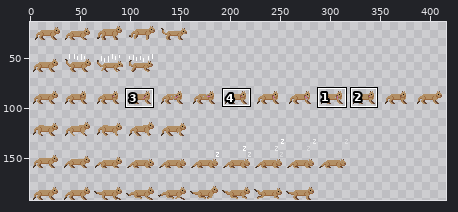
Two states of a sprite sheet, PhotographersHike/Assets/Art/Minigames/CougarSpriteSheet.png. The picture above shows the old version from afar; the outline marks the close-up.
Close-up. Before:
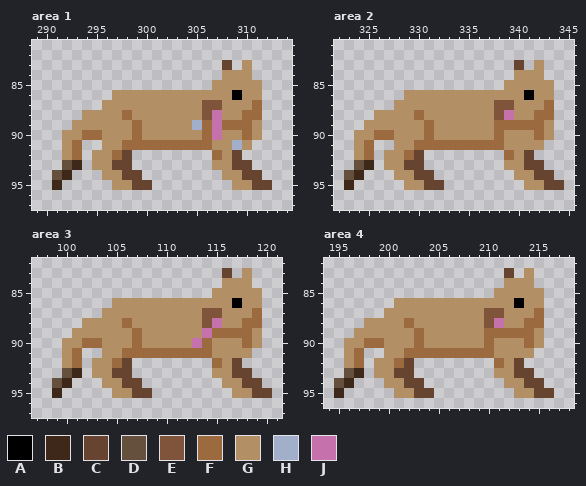
The file is 416x192 pixels. Shown: area 1: x 289..314, y 81..97; area 2: x 322..345, y 81..97; area 3: x 97..121, y 82..97; area 4: x 194..218, y 82..96. The wide view leaves out empty margins. The commit also changed other parts of the picture, which this record leaves out.
Palette (. is transparent): A #000000  B #3d281a  C #674430  D #64503d  E #80543b  F #9b6a3f  G #b28f65  H #a2afca  J #c571ab
New version:
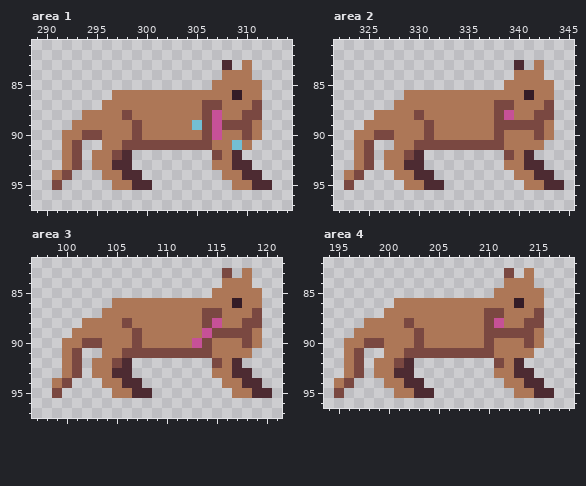
Diff:
colour A: #000000 -> #341c27
colour C: #674430 -> #4d2b32
colour F: #9b6a3f -> #7a4841
colour G: #b28f65 -> #ad7757
colour H: #a2afca -> #73bed3
colour J: #c571ab -> #c65197
Area 1:
y 87: x 306..307 EE -> FF
y 88: x 306 E -> F
y 93: x 292..293 DB -> GF
y 94: x 291..292 DB -> GF
y 95: x 291 B -> F
Area 2:
y 87: x 338..339 EE -> FF
y 88: x 338 E -> F
y 93: x 324..325 DB -> GF
y 94: x 323..324 DB -> GF
y 95: x 323 B -> F
Area 3:
y 83: x 116 C -> F
y 87: x 114..115 EE -> FF
y 88: x 114 E -> F
y 93: x 100..101 DB -> GF
y 94: x 99..100 DB -> GF
y 95: x 99 B -> F
Area 4:
y 83: x 212 C -> F
y 87: x 210..211 EE -> FF
y 88: x 210 E -> F
y 93: x 196..197 DB -> GF
y 94: x 195..196 DB -> GF
y 95: x 195 B -> F
Changed places in both close-ups, as pixel boxes (x1, y1, x2, y2):
changed: (52, 60, 272, 190)
changed: (344, 60, 564, 190)
changed: (52, 268, 272, 398)
changed: (334, 268, 554, 398)
